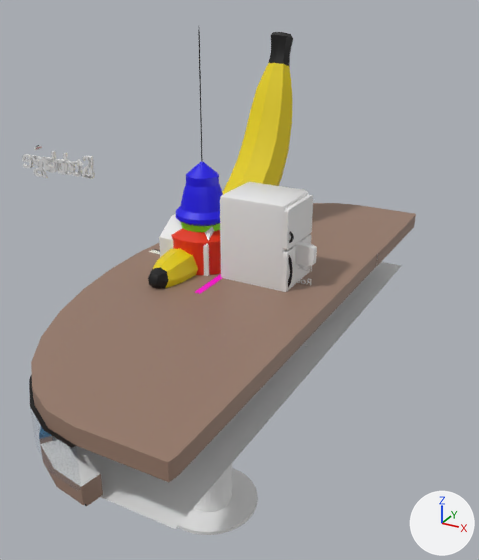
A saved change to the FBX model Assets/Models/Hosptial.fbx.
Camera for both pictures: a camera (50 mm lens) standing at (9.97, -15.9, 8.62) and looking at (-0.47, 3.07, -0.87). Lighting does not change. The marker at lower right points along +X, +Y and +Z. Where no turn or scale is listed for an object, it has been applied to the vertices.

Names of what the first picture shows: 'Banana', 'Fridge', 'FridgeDoorLower', 'FridgeDoorUpper', 'Needle', 'NurseDesk1', 'NurseDeskRoof', 'NurseDeskRoof.001', 'NurseDeskRoof.002', 'NurseDeskRoof.005', 'NurseDeskfFloor', 'NurseDeskfFloor.001'.
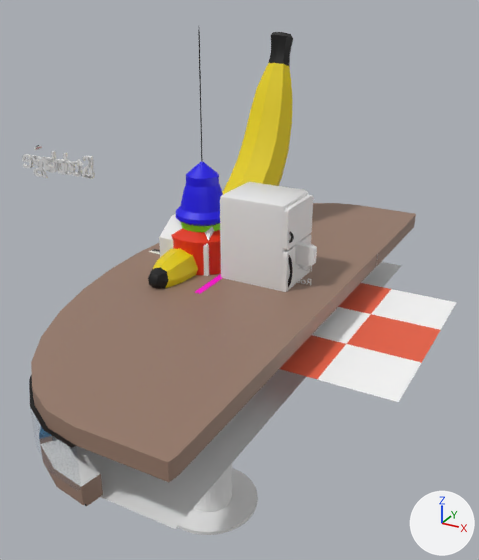
Boxes [x1, y1, x2, y2] around the edits, measured in the pictures (479 x 560 px):
'Floor1.011', added
    after: [317, 344, 421, 402]
'Floor1.012', added (red)
    after: [347, 314, 440, 363]
'Floor1.010', added
    after: [371, 289, 457, 330]
'Floor1.008', added (red)
    after: [280, 335, 346, 379]
'Floor1.009', added
    after: [312, 307, 371, 344]
'Floor1.007', added (red)
    after: [338, 283, 391, 314]
'NurseDeskfFloor.001', unchanged, covered by the edit
    before: [300, 262, 401, 355]
    after: [361, 262, 401, 287]

Patch to the scene script:
```diff
--- a/Assets/Models/Hosptial.fbx.py
+++ b/Assets/Models/Hosptial.fbx.py
@@ mat_mat2_002 @@
+mat_mat2_002 = principled_material('Mat2.002')
+mat_mat2_002.base_color = (0.846, 0.12, 0.0559)  # red #ed6143
@@ mat_mat1_002 @@
+mat_mat1_002 = principled_material('Mat1.002')
+mat_mat1_002.base_color = (1.0, 1.0, 1.0)  # white #ffffff
@@ mat_mat1_005 @@
+mat_mat1_005 = principled_material('Mat1.005')
+mat_mat1_005.base_color = (1.0, 1.0, 1.0)  # white #ffffff
@@ mat_mat2_006 @@
+mat_mat2_006 = principled_material('Mat2.006')
+mat_mat2_006.base_color = (0.846, 0.12, 0.0559)  # red #ed6143
@@ mat_mat2_005 @@
+mat_mat2_005 = principled_material('Mat2.005')
+mat_mat2_005.base_color = (0.846, 0.12, 0.0559)  # red #ed6143
@@ mat_mat1_006 @@
+mat_mat1_006 = principled_material('Mat1.006')
+mat_mat1_006.base_color = (1.0, 1.0, 1.0)  # white #ffffff
@@ me_plane_011 @@
+me_plane_011.from_pydata([(-1.0, -1.0, 0.0), (1.0, -1.0, 0.0), (-1.0, 1.0, 0.0), (1.0, 1.0, 0.0)], [], [(1, 3, 2, 0)])
+me_plane_011.materials.append(mat_mat2_002)  # red #ed6143
@@ me_plane_014 @@
+me_plane_014.from_pydata([(-1.0, -1.0, 0.0), (1.0, -1.0, 0.0), (-1.0, 1.0, 0.0), (1.0, 1.0, 0.0)], [], [(1, 3, 2, 0)])
+me_plane_014.materials.append(mat_mat1_002)  # white #ffffff
@@ me_plane_015 @@
+me_plane_015.from_pydata([(-1.0, -1.0, 0.0), (1.0, -1.0, 0.0), (-1.0, 1.0, 0.0), (1.0, 1.0, 0.0)], [], [(1, 3, 2, 0)])
+me_plane_015.materials.append(mat_mat1_005)  # white #ffffff
@@ me_plane_016 @@
+me_plane_016.from_pydata([(-1.0, -1.0, 0.0), (1.0, -1.0, 0.0), (-1.0, 1.0, 0.0), (1.0, 1.0, 0.0)], [], [(1, 3, 2, 0)])
+me_plane_016.materials.append(mat_mat2_006)  # red #ed6143
@@ me_plane_012 @@
+me_plane_012.from_pydata([(-1.0, -1.0, 0.0), (1.0, -1.0, 0.0), (-1.0, 1.0, 0.0), (1.0, 1.0, 0.0)], [], [(1, 3, 2, 0)])
+me_plane_012.materials.append(mat_mat2_005)  # red #ed6143
@@ me_plane_013 @@
+me_plane_013.from_pydata([(-1.0, -1.0, 0.0), (1.0, -1.0, 0.0), (-1.0, 1.0, 0.0), (1.0, 1.0, 0.0)], [], [(1, 3, 2, 0)])
+me_plane_013.materials.append(mat_mat1_006)  # white #ffffff
@@ ob_floor1_007 @@
+ob_floor1_007 = bpy.data.objects.new('Floor1.007', me_plane_011)
+ob_floor1_007.location = (4.0, 2.0, 0.0)
@@ ob_floor1_010 @@
+ob_floor1_010 = bpy.data.objects.new('Floor1.010', me_plane_014)
+ob_floor1_010.location = (6.0, 2.0, 0.0)
@@ ob_floor1_011 @@
+ob_floor1_011 = bpy.data.objects.new('Floor1.011', me_plane_015)
+ob_floor1_011.location = (6.0, -2.0, 0.0)
@@ ob_floor1_012 @@
+ob_floor1_012 = bpy.data.objects.new('Floor1.012', me_plane_016)
+ob_floor1_012.location = (6.0, 0.0, 0.0)
@@ ob_floor1_008 @@
+ob_floor1_008 = bpy.data.objects.new('Floor1.008', me_plane_012)
+ob_floor1_008.location = (4.0, -2.0, 0.0)
@@ ob_floor1_009 @@
+ob_floor1_009 = bpy.data.objects.new('Floor1.009', me_plane_013)
+ob_floor1_009.location = (4.0, 0.0, 0.0)
```
